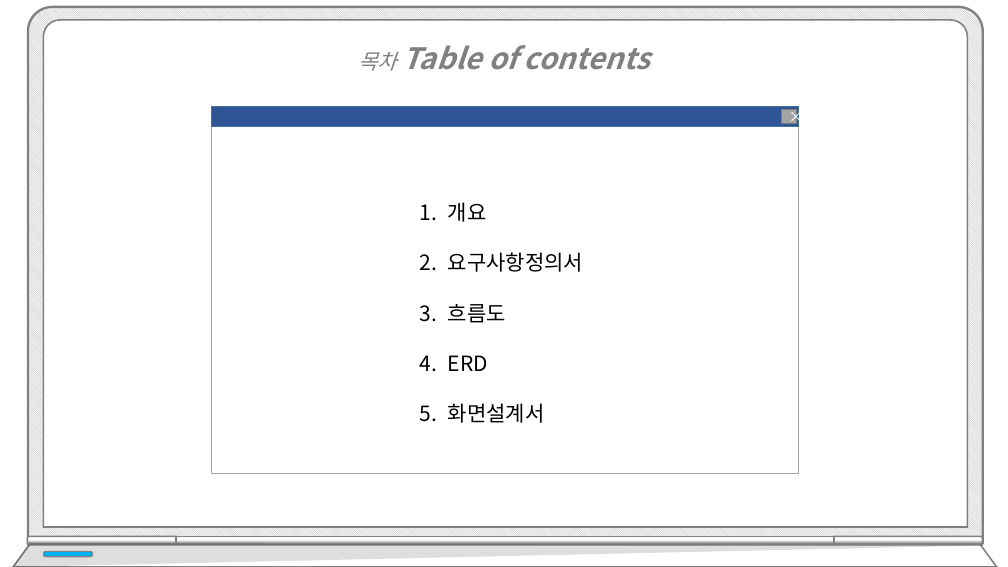
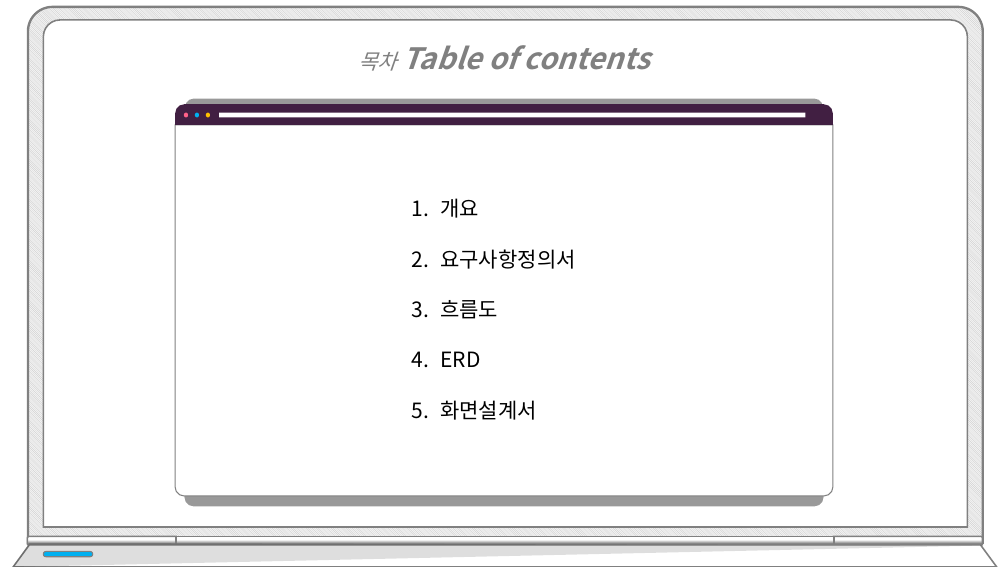
Before and after one commit to hhsw07/ezen-academy-projects, a slide deck: slide 2 of WebContent/발표/프로젝트5.pptx. Drawn at 1008x567 pixels with LibreOffice and Linux fonts; fonts in the diff are those of the drawing; background and template pictures are left out. Boxes give left, top, right and bottom in pixels: in the first picture for what was removed or moved away, otherwise in the second. Text is boxed around its words. In the diff, an @@ line names an element or a change of style, - is before the commit and + after.

```diff
--- a/WebContent/발표/프로젝트5.pptx
+++ b/WebContent/발표/프로젝트5.pptx
@@ group added at (x1=175, y1=104, x2=833, y2=125): 3 ellipses, 1 round same rect @@
@@ rectangle resized from (x1=211, y1=107, x2=799, y2=126) to (x1=219, y1=113, x2=806, y2=117) @@
@@ rectangle at (x1=219, y1=113, x2=806, y2=117): fill #2F5597 to #FFFFFF; outline #43739E 1 pt to none @@
@@ rectangle removed at (x1=782, y1=110, x2=796, y2=124) @@
-×
@@ round same rect "개요" resized from (x1=211, y1=126, x2=799, y2=473) to (x1=175, y1=125, x2=833, y2=496) @@
@@ round same rect "개요" at (x1=175, y1=125, x2=833, y2=496): list level 1 to 7 in "개요"; list level 1 to 7 in "요구사항정의서"; list level 1 to 7 in "흐름도"; list level 1 to 7 in "ERD"; list level 1 to 7 in "화면설계서"; rectangle to round same rect; outline #A5A5A5 1 pt to #808080 1 pt; shadow on @@
```
Also in this commit, not shown: 1 other slide changed.
